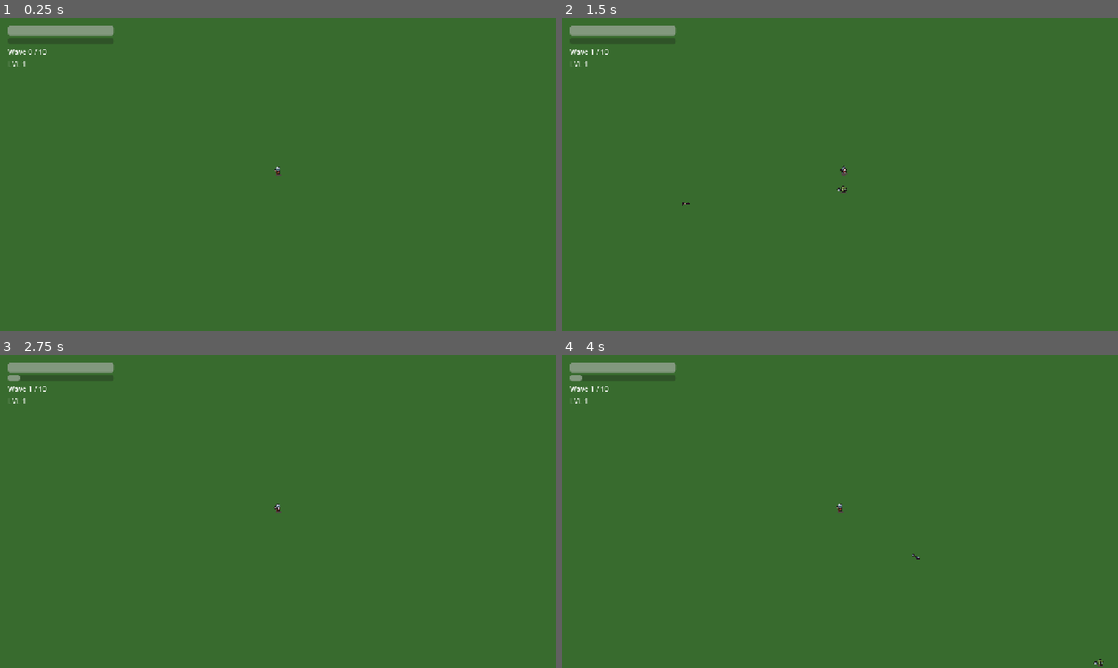
Above: before the commit, frames 1-4 (two rows, left to right).
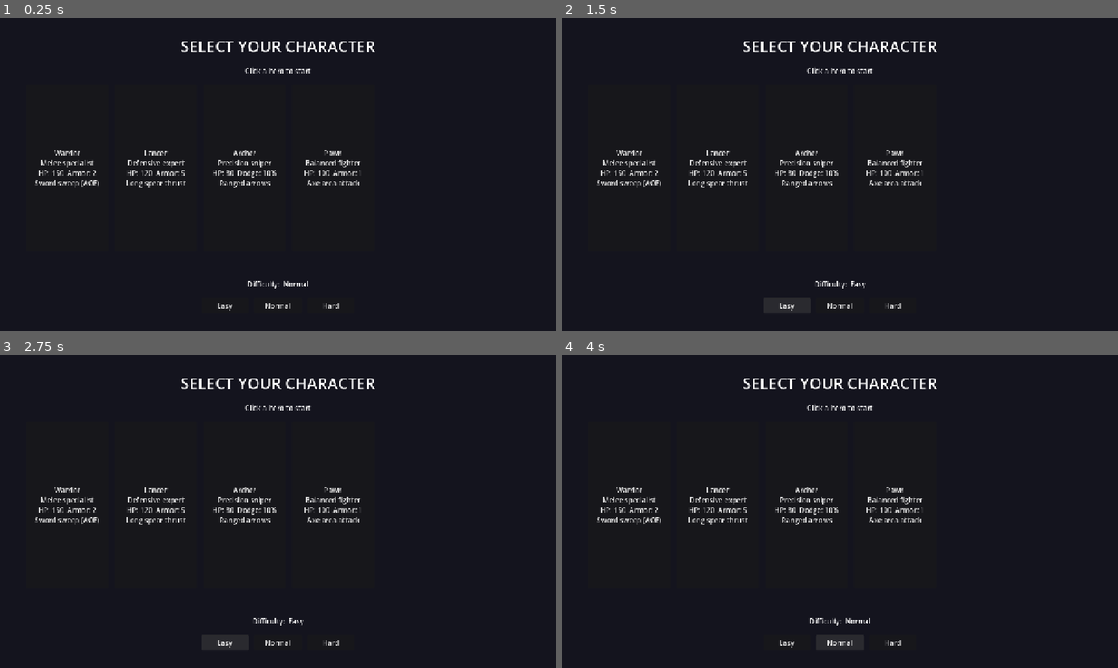
Above: after the commit, the same moments.

Repository: Patterickk/Broootatoo
Game: Godot game, scene res://scenes/character_select.tscn
The game is run twice, just before and just after one commit, with the same random seed, the same clock (stepped at 60 frames per second) and the same inputs. Before the commit the project starts from res://scenes/game.tscn.
Inputs (mouse positions are in pixels of both pictures, inside the frame that each line leads up to):
- Up to frame 1 (0.25 s): no input
- Up to frame 2 (1.5 s): click (895, 305) at 0.5 s, where only the run after the commit has a clickable "Hard"; click (784, 305) at 1.25 s, where only the run after the commit has a clickable "Easy"
- Up to frame 3 (2.75 s): click (222, 642) at 2 s, where only the run after the commit has a clickable "Easy"
- Up to frame 4 (4 s): click (840, 642) at 2.75 s, where only the run after the commit has a clickable "Normal"; click (840, 642) at 3.5 s, where only the run after the commit has a clickable "Normal"

The runs differ from the first frame. In frame 1, 100% of the frame differs, in the area x 0-100%, y 0-100%; in frame 2, 100%; in frame 3, 100%; in frame 4, 100%.

Commit message:
Fix shop/enemy bugs and add 4-character selection screen - Fix shop buttons unresponsive while paused (process_mode = ALWAYS) - Fix enemies never damaging player (attack_range 42→55, was below collision radius) - Add character_select.tscn as main scene with difficulty picker - Add Warrior/Lancer/Pawn characters extending Player with unique stats+weapons - Add MeleeWeapon (AOE radius attack) for melee characters - Refactor Player._ready() so subclass stats are not overwritten by parent - Game.gd now spawns player dynamically based on GameManager.selected_character - On game over/win, return to character select instead of reloading game

Diff:
--- a/project.godot
+++ b/project.godot
@@ -11,7 +11,7 @@
 [application]
 
 config/name="Broootatoo"
-run/main_scene="res://scenes/game.tscn"
+run/main_scene="res://scenes/character_select.tscn"
 config/features=PackedStringArray("4.6", "GL Compatibility")
 config/icon="res://icon.svg"
 
--- /dev/null
+++ b/scenes/character_select.tscn
@@ -0,0 +1,52 @@
+[gd_scene format=3]
+
+[ext_resource type="Script" path="res://src/ui/CharacterSelect.gd" id="1_cs"]
+
+[node name="CharacterSelect" type="Control"]
+anchor_right = 1.0
+anchor_bottom = 1.0
+script = ExtResource("1_cs")
+
+[node name="BG" type="ColorRect" parent="."]
+anchor_right = 1.0
+anchor_bottom = 1.0
+color = Color(0.08, 0.08, 0.12, 1)
+
+[node name="VBox" type="VBoxContainer" parent="BG"]
+anchor_right = 1.0
+anchor_bottom = 1.0
+offset_left = 60.0
+offset_top = 40.0
+offset_right = -60.0
+offset_bottom = -40.0
+theme_override_constants/separation = 20
+
+[node name="Title" type="Label" parent="BG/VBox"]
+layout_mode = 2
+horizontal_alignment = 1
+text = "SELECT YOUR CHARACTER"
+theme_override_font_sizes/font_size = 36
+
+[node name="Hint" type="Label" parent="BG/VBox"]
+layout_mode = 2
+horizontal_alignment = 1
+text = "Click a hero to start"
+
+[node name="CharButtons" type="HBoxContainer" parent="BG/VBox"]
+layout_mode = 2
+size_flags_vertical = 3
+theme_override_constants/separation = 14
+
+[node name="Gap" type="Control" parent="BG/VBox"]
+layout_mode = 2
+custom_minimum_size = Vector2(0, 24)
+
+[node name="DiffLabel" type="Label" parent="BG/VBox"]
+layout_mode = 2
+horizontal_alignment = 1
+text = "Difficulty:  Normal"
+
+[node name="DiffButtons" type="HBoxContainer" parent="BG/VBox"]
+layout_mode = 2
+alignment = 1
+theme_override_constants/separation = 12
--- /dev/null
+++ b/scenes/entities/lancer.tscn
@@ -0,0 +1,128 @@
+[gd_scene format=3]
+
+[ext_resource type="Script" path="res://src/entities/characters/Lancer.gd" id="1_lancer"]
+[ext_resource type="Script" path="res://src/weapons/MeleeWeapon.gd" id="2_weapon"]
+[ext_resource type="Texture2D" uid="uid://cohpk48ue0b60" path="res://assets/Characters(100x100)/Soldier/Soldier with shadows/Soldier-Idle.png" id="3_sidle"]
+[ext_resource type="Texture2D" uid="uid://cnftksotueg02" path="res://assets/Characters(100x100)/Soldier/Soldier with shadows/Soldier-Walk.png" id="4_swalk"]
+
+[sub_resource type="AtlasTexture" id="AT_li0"]
+atlas = ExtResource("3_sidle")
+region = Rect2(0, 0, 100, 100)
+
+[sub_resource type="AtlasTexture" id="AT_li1"]
+atlas = ExtResource("3_sidle")
+region = Rect2(100, 0, 100, 100)
+
+[sub_resource type="AtlasTexture" id="AT_li2"]
+atlas = ExtResource("3_sidle")
+region = Rect2(200, 0, 100, 100)
+
+[sub_resource type="AtlasTexture" id="AT_li3"]
+atlas = ExtResource("3_sidle")
+region = Rect2(300, 0, 100, 100)
+
+[sub_resource type="AtlasTexture" id="AT_li4"]
+atlas = ExtResource("3_sidle")
+region = Rect2(400, 0, 100, 100)
+
+[sub_resource type="AtlasTexture" id="AT_li5"]
+atlas = ExtResource("3_sidle")
+region = Rect2(500, 0, 100, 100)
+
+[sub_resource type="AtlasTexture" id="AT_lw0"]
+atlas = ExtResource("4_swalk")
+region = Rect2(0, 0, 100, 100)
+
+[sub_resource type="AtlasTexture" id="AT_lw1"]
+atlas = ExtResource("4_swalk")
+region = Rect2(100, 0, 100, 100)
+
+[sub_resource type="AtlasTexture" id="AT_lw2"]
+atlas = ExtResource("4_swalk")
+region = Rect2(200, 0, 100, 100)
+
+[sub_resource type="AtlasTexture" id="AT_lw3"]
+atlas = ExtResource("4_swalk")
+region = Rect2(300, 0, 100, 100)
+
+[sub_resource type="AtlasTexture" id="AT_lw4"]
+atlas = ExtResource("4_swalk")
+region = Rect2(400, 0, 100, 100)
+
+[sub_resource type="AtlasTexture" id="AT_lw5"]
+atlas = ExtResource("4_swalk")
+region = Rect2(500, 0, 100, 100)
+
+[sub_resource type="SpriteFrames" id="SF_lancer"]
+animations = [{
+"frames": [{
+"duration": 1.0,
+"texture": SubResource("AT_li0")
+}, {
+"duration": 1.0,
+"texture": SubResource("AT_li1")
+}, {
+"duration": 1.0,
+"texture": SubResource("AT_li2")
+}, {
+"duration": 1.0,
+"texture": SubResource("AT_li3")
+}, {
+"duration": 1.0,
+"texture": SubResource("AT_li4")
+}, {
+"duration": 1.0,
+"texture": SubResource("AT_li5")
+}],
+"loop": true,
+"name": &"idle",
+"speed": 8.0
+}, {
+"frames": [{
+"duration": 1.0,
+"texture": SubResource("AT_lw0")
+}, {
+"duration": 1.0,
+"texture": SubResource("AT_lw1")
+}, {
+"duration": 1.0,
+"texture": SubResource("AT_lw2")
+}, {
+"duration": 1.0,
+"texture": SubResource("AT_lw3")
+}, {
+"duration": 1.0,
+"texture": SubResource("AT_lw4")
+}, {
+"duration": 1.0,
+"texture": SubResource("AT_lw5")
+}],
+"loop": true,
+"name": &"walk",
+"speed": 10.0
+}]
+
+[sub_resource type="CircleShape2D" id="CS_lancer"]
+radius = 22.0
+
+[node name="Player" type="CharacterBody2D"]
+script = ExtResource("1_lancer")
+
+[node name="AnimatedSprite2D" type="AnimatedSprite2D" parent="."]
+modulate = Color(0.6, 0.8, 1, 1)
+position = Vector2(0, -7)
+sprite_frames = SubResource("SF_lancer")
+autoplay = "idle"
+
+[node name="CollisionShape2D" type="CollisionShape2D" parent="."]
+shape = SubResource("CS_lancer")
+
+[node name="MeleeWeapon" type="Node2D" parent="."]
+script = ExtResource("2_weapon")
+damage = 20
+fire_rate = 0.7
+attack_radius = 70.0
+
+[node name="Camera2D" type="Camera2D" parent="."]
+position_smoothing_enabled = true
+position_smoothing_speed = 8.0
--- /dev/null
+++ b/scenes/entities/pawn.tscn
@@ -0,0 +1,128 @@
+[gd_scene format=3]
+
+[ext_resource type="Script" path="res://src/entities/characters/Pawn.gd" id="1_pawn"]
+[ext_resource type="Script" path="res://src/weapons/MeleeWeapon.gd" id="2_weapon"]
+[ext_resource type="Texture2D" uid="uid://cohpk48ue0b60" path="res://assets/Characters(100x100)/Soldier/Soldier with shadows/Soldier-Idle.png" id="3_sidle"]
+[ext_resource type="Texture2D" uid="uid://cnftksotueg02" path="res://assets/Characters(100x100)/Soldier/Soldier with shadows/Soldier-Walk.png" id="4_swalk"]
+
+[sub_resource type="AtlasTexture" id="AT_pi0"]
+atlas = ExtResource("3_sidle")
+region = Rect2(0, 0, 100, 100)
+
+[sub_resource type="AtlasTexture" id="AT_pi1"]
+atlas = ExtResource("3_sidle")
+region = Rect2(100, 0, 100, 100)
+
+[sub_resource type="AtlasTexture" id="AT_pi2"]
+atlas = ExtResource("3_sidle")
+region = Rect2(200, 0, 100, 100)
+
+[sub_resource type="AtlasTexture" id="AT_pi3"]
+atlas = ExtResource("3_sidle")
+region = Rect2(300, 0, 100, 100)
+
+[sub_resource type="AtlasTexture" id="AT_pi4"]
+atlas = ExtResource("3_sidle")
+region = Rect2(400, 0, 100, 100)
+
+[sub_resource type="AtlasTexture" id="AT_pi5"]
+atlas = ExtResource("3_sidle")
+region = Rect2(500, 0, 100, 100)
+
+[sub_resource type="AtlasTexture" id="AT_pw0"]
+atlas = ExtResource("4_swalk")
+region = Rect2(0, 0, 100, 100)
+
+[sub_resource type="AtlasTexture" id="AT_pw1"]
+atlas = ExtResource("4_swalk")
+region = Rect2(100, 0, 100, 100)
+
+[sub_resource type="AtlasTexture" id="AT_pw2"]
+atlas = ExtResource("4_swalk")
+region = Rect2(200, 0, 100, 100)
+
+[sub_resource type="AtlasTexture" id="AT_pw3"]
+atlas = ExtResource("4_swalk")
+region = Rect2(300, 0, 100, 100)
+
+[sub_resource type="AtlasTexture" id="AT_pw4"]
+atlas = ExtResource("4_swalk")
+region = Rect2(400, 0, 100, 100)
+
+[sub_resource type="AtlasTexture" id="AT_pw5"]
+atlas = ExtResource("4_swalk")
+region = Rect2(500, 0, 100, 100)
+
+[sub_resource type="SpriteFrames" id="SF_pawn"]
+animations = [{
+"frames": [{
+"duration": 1.0,
+"texture": SubResource("AT_pi0")
+}, {
+"duration": 1.0,
+"texture": SubResource("AT_pi1")
+}, {
+"duration": 1.0,
+"texture": SubResource("AT_pi2")
+}, {
+"duration": 1.0,
+"texture": SubResource("AT_pi3")
+}, {
+"duration": 1.0,
+"texture": SubResource("AT_pi4")
+}, {
+"duration": 1.0,
+"texture": SubResource("AT_pi5")
+}],
+"loop": true,
+"name": &"idle",
+"speed": 8.0
+}, {
+"frames": [{
+"duration": 1.0,
+"texture": SubResource("AT_pw0")
+}, {
+"duration": 1.0,
+"texture": SubResource("AT_pw1")
+}, {
+"duration": 1.0,
+"texture": SubResource("AT_pw2")
+}, {
+"duration": 1.0,
+"texture": SubResource("AT_pw3")
+}, {
+"duration": 1.0,
+"texture": SubResource("AT_pw4")
+}, {
+"duration": 1.0,
+"texture": SubResource("AT_pw5")
+}],
+"loop": true,
+"name": &"walk",
+"speed": 10.0
+}]
+
+[sub_resource type="CircleShape2D" id="CS_pawn"]
+radius = 22.0
+
+[node name="Player" type="CharacterBody2D"]
+script = ExtResource("1_pawn")
+
+[node name="AnimatedSprite2D" type="AnimatedSprite2D" parent="."]
+modulate = Color(0.9, 0.8, 0.5, 1)
+position = Vector2(0, -7)
+sprite_frames = SubResource("SF_pawn")
+autoplay = "idle"
+
+[node name="CollisionShape2D" type="CollisionShape2D" parent="."]
+shape = SubResource("CS_pawn")
+
+[node name="MeleeWeapon" type="Node2D" parent="."]
+script = ExtResource("2_weapon")
+damage = 20
+fire_rate = 1.0
+attack_radius = 60.0
+
+[node name="Camera2D" type="Camera2D" parent="."]
+position_smoothing_enabled = true
+position_smoothing_speed = 8.0
--- a/scenes/entities/player.tscn
+++ b/scenes/entities/player.tscn
@@ -1,6 +1,6 @@
 [gd_scene format=3]
 
-[ext_resource type="Script" path="res://src/entities/Player.gd" id="1_player"]
+[ext_resource type="Script" path="res://src/entities/characters/Archer.gd" id="1_player"]
 [ext_resource type="Script" path="res://src/weapons/ArrowWeapon.gd" id="2_weapon"]
 [ext_resource type="PackedScene" path="res://scenes/projectiles/arrow.tscn" id="3_arrow"]
 [ext_resource type="Texture2D" uid="uid://cohpk48ue0b60" path="res://assets/Characters(100x100)/Soldier/Soldier with shadows/Soldier-Idle.png" id="4_sidle"]
--- /dev/null
+++ b/scenes/entities/warrior.tscn
@@ -0,0 +1,128 @@
+[gd_scene format=3]
+
+[ext_resource type="Script" path="res://src/entities/characters/Warrior.gd" id="1_warrior"]
+[ext_resource type="Script" path="res://src/weapons/MeleeWeapon.gd" id="2_weapon"]
+[ext_resource type="Texture2D" uid="uid://cohpk48ue0b60" path="res://assets/Characters(100x100)/Soldier/Soldier with shadows/Soldier-Idle.png" id="3_sidle"]
+[ext_resource type="Texture2D" uid="uid://cnftksotueg02" path="res://assets/Characters(100x100)/Soldier/Soldier with shadows/Soldier-Walk.png" id="4_swalk"]
+
+[sub_resource type="AtlasTexture" id="AT_wi0"]
+atlas = ExtResource("3_sidle")
+region = Rect2(0, 0, 100, 100)
+
+[sub_resource type="AtlasTexture" id="AT_wi1"]
+atlas = ExtResource("3_sidle")
+region = Rect2(100, 0, 100, 100)
+
+[sub_resource type="AtlasTexture" id="AT_wi2"]
+atlas = ExtResource("3_sidle")
+region = Rect2(200, 0, 100, 100)
+
+[sub_resource type="AtlasTexture" id="AT_wi3"]
+atlas = ExtResource("3_sidle")
+region = Rect2(300, 0, 100, 100)
+
+[sub_resource type="AtlasTexture" id="AT_wi4"]
+atlas = ExtResource("3_sidle")
+region = Rect2(400, 0, 100, 100)
+
+[sub_resource type="AtlasTexture" id="AT_wi5"]
+atlas = ExtResource("3_sidle")
+region = Rect2(500, 0, 100, 100)
+
+[sub_resource type="AtlasTexture" id="AT_ww0"]
+atlas = ExtResource("4_swalk")
+region = Rect2(0, 0, 100, 100)
+
+[sub_resource type="AtlasTexture" id="AT_ww1"]
+atlas = ExtResource("4_swalk")
+region = Rect2(100, 0, 100, 100)
+
+[sub_resource type="AtlasTexture" id="AT_ww2"]
+atlas = ExtResource("4_swalk")
+region = Rect2(200, 0, 100, 100)
+
+[sub_resource type="AtlasTexture" id="AT_ww3"]
+atlas = ExtResource("4_swalk")
+region = Rect2(300, 0, 100, 100)
+
+[sub_resource type="AtlasTexture" id="AT_ww4"]
+atlas = ExtResource("4_swalk")
+region = Rect2(400, 0, 100, 100)
+
+[sub_resource type="AtlasTexture" id="AT_ww5"]
+atlas = ExtResource("4_swalk")
+region = Rect2(500, 0, 100, 100)
+
+[sub_resource type="SpriteFrames" id="SF_warrior"]
+animations = [{
+"frames": [{
+"duration": 1.0,
+"texture": SubResource("AT_wi0")
+}, {
+"duration": 1.0,
+"texture": SubResource("AT_wi1")
+}, {
+"duration": 1.0,
+"texture": SubResource("AT_wi2")
+}, {
+"duration": 1.0,
+"texture": SubResource("AT_wi3")
+}, {
+"duration": 1.0,
+"texture": SubResource("AT_wi4")
+}, {
+"duration": 1.0,
+"texture": SubResource("AT_wi5")
+}],
+"loop": true,
+"name": &"idle",
+"speed": 8.0
+}, {
+"frames": [{
+"duration": 1.0,
+"texture": SubResource("AT_ww0")
+}, {
+"duration": 1.0,
+"texture": SubResource("AT_ww1")
+}, {
+"duration": 1.0,
+"texture": SubResource("AT_ww2")
+}, {
+"duration": 1.0,
+"texture": SubResource("AT_ww3")
+}, {
+"duration": 1.0,
+"texture": SubResource("AT_ww4")
+}, {
+"duration": 1.0,
+"texture": SubResource("AT_ww5")
+}],
+"loop": true,
+"name": &"walk",
+"speed": 10.0
+}]
+
+[sub_resource type="CircleShape2D" id="CS_warrior"]
+radius = 22.0
+
+[node name="Player" type="CharacterBody2D"]
+script = ExtResource("1_warrior")
+
+[node name="AnimatedSprite2D" type="AnimatedSprite2D" parent="."]
+modulate = Color(1, 0.6, 0.6, 1)
+position = Vector2(0, -7)
+sprite_frames = SubResource("SF_warrior")
+autoplay = "idle"
+
+[node name="CollisionShape2D" type="CollisionShape2D" parent="."]
+shape = SubResource("CS_warrior")
+
+[node name="MeleeWeapon" type="Node2D" parent="."]
+script = ExtResource("2_weapon")
+damage = 25
+fire_rate = 0.8
+attack_radius = 55.0
+
+[node name="Camera2D" type="Camera2D" parent="."]
+position_smoothing_enabled = true
+position_smoothing_speed = 8.0
--- a/scenes/game.tscn
+++ b/scenes/game.tscn
@@ -2,7 +2,6 @@
 
 [ext_resource type="Script" uid="uid://cnewistbtunms" path="res://src/Game.gd" id="1_game"]
 [ext_resource type="Script" uid="uid://dglqlha37yvgu" path="res://src/systems/WaveManager.gd" id="2_wave"]
-[ext_resource type="PackedScene" path="res://scenes/entities/player.tscn" id="3_player"]
 [ext_resource type="PackedScene" path="res://scenes/entities/orc_basic.tscn" id="4_orc"]
 [ext_resource type="PackedScene" path="res://scenes/entities/orc_fast.tscn" id="5_fast"]
 [ext_resource type="PackedScene" path="res://scenes/ui/hud.tscn" id="6_hud"]
@@ -27,8 +26,6 @@
 offset_bottom = 680.0
 color = Color(0.22, 0.42, 0.18, 1)
 
-[node name="Player" parent="." unique_id=737281532 instance=ExtResource("3_player")]
-
 [node name="WaveManager" type="Node" parent="." unique_id=274437288]
 script = ExtResource("2_wave")
 orc_basic_scene = ExtResource("4_orc")
--- a/src/Game.gd
+++ b/src/Game.gd
@@ -3,9 +3,11 @@
 @onready var wave_manager: WaveManager = $WaveManager
 @onready var hud: HUD = $HUD
 @onready var shop_ui: ShopUI = $ShopUI
-@onready var player: Player = $Player
+
+var player: Player = null
 
 func _ready() -> void:
+	_spawn_player()
 	wave_manager.wave_started.connect(_on_wave_started)
 	wave_manager.wave_completed.connect(_on_wave_completed)
 	wave_manager.all_waves_completed.connect(_on_all_waves_completed)
@@ -13,16 +15,22 @@
 	GameManager.game_over.connect(_on_game_over)
 	GameManager.game_won.connect(_on_game_won)
 	GameManager.start_game()
-	# Brief delay before wave 1 so the player can orient
 	await get_tree().create_timer(1.0).timeout
 	wave_manager.start_next_wave()
+
+func _spawn_player() -> void:
+	var scene: PackedScene = GameManager.get_character_scene()
+	player = scene.instantiate() as Player
+	add_child(player)
+	player.global_position = Vector2.ZERO
 
 func _on_wave_started(wave_number: int) -> void:
 	hud.set_wave(wave_number, WaveManager.MAX_WAVES)
 
 func _on_wave_completed(_wave_number: int) -> void:
 	await get_tree().create_timer(1.2).timeout
-	shop_ui.show_shop(player)
+	if is_instance_valid(player):
+		shop_ui.show_shop(player)
 
 func _on_upgrade_chosen(_stat: String, _amount: float) -> void:
 	wave_manager.start_next_wave()
@@ -32,9 +40,8 @@
 
 func _on_game_over() -> void:
 	await get_tree().create_timer(1.5).timeout
-	get_tree().reload_current_scene()
+	get_tree().change_scene_to_file("res://scenes/character_select.tscn")
 
 func _on_game_won() -> void:
-	# TODO: show victory screen
 	await get_tree().create_timer(2.0).timeout
-	get_tree().reload_current_scene()
+	get_tree().change_scene_to_file("res://scenes/character_select.tscn")
--- a/src/entities/Player.gd
+++ b/src/entities/Player.gd
@@ -16,10 +16,6 @@
 @onready var _sprite: AnimatedSprite2D = $AnimatedSprite2D
 
 func _ready() -> void:
-	max_health = 100
-	speed = 150.0
-	armor = 0
-	dodge_chance = 0.0
 	super._ready()
 	add_to_group("players")
 
--- /dev/null
+++ b/src/entities/characters/Archer.gd
@@ -0,0 +1,9 @@
+class_name Archer
+extends Player
+
+func _ready() -> void:
+	max_health = 80
+	speed = 160.0
+	armor = 0
+	dodge_chance = 0.1
+	super._ready()
--- /dev/null
+++ b/src/entities/characters/Lancer.gd
@@ -0,0 +1,9 @@
+class_name Lancer
+extends Player
+
+func _ready() -> void:
+	max_health = 120
+	speed = 110.0
+	armor = 5
+	dodge_chance = 0.0
+	super._ready()
--- /dev/null
+++ b/src/entities/characters/Pawn.gd
@@ -0,0 +1,9 @@
+class_name Pawn
+extends Player
+
+func _ready() -> void:
+	max_health = 100
+	speed = 140.0
+	armor = 1
+	dodge_chance = 0.05
+	super._ready()
--- /dev/null
+++ b/src/entities/characters/Warrior.gd
@@ -0,0 +1,9 @@
+class_name Warrior
+extends Player
+
+func _ready() -> void:
+	max_health = 150
+	speed = 120.0
+	armor = 2
+	dodge_chance = 0.0
+	super._ready()
--- a/src/entities/enemies/Enemy.gd
+++ b/src/entities/enemies/Enemy.gd
@@ -5,7 +5,7 @@
 
 @export var xp_value: int = 10
 @export var damage: int = 10
-@export var attack_range: float = 42.0
+@export var attack_range: float = 55.0
 @export var attack_cooldown: float = 1.0
 
 var _attack_timer: float = 0.0
--- a/src/systems/GameManager.gd
+++ b/src/systems/GameManager.gd
@@ -7,23 +7,31 @@
 signal difficulty_changed(mode: Difficulty)
 
 var difficulty: Difficulty = Difficulty.NORMAL
+var selected_character: String = "archer"
 var is_game_active: bool = false
 var elapsed_time: float = 0.0
 
+const CHARACTER_SCENES: Dictionary = {
+	"archer":  "res://scenes/entities/player.tscn",
+	"warrior": "res://scenes/entities/warrior.tscn",
+	"lancer":  "res://scenes/entities/lancer.tscn",
+	"pawn":    "res://scenes/entities/pawn.tscn",
+}
+
 const _HEALTH_MULT: Dictionary = {
-	Difficulty.EASY: 0.65,
+	Difficulty.EASY:   0.65,
 	Difficulty.NORMAL: 1.0,
-	Difficulty.HARD: 1.5,
+	Difficulty.HARD:   1.5,
 }
 const _DAMAGE_MULT: Dictionary = {
-	Difficulty.EASY: 0.65,
+	Difficulty.EASY:   0.65,
 	Difficulty.NORMAL: 1.0,
-	Difficulty.HARD: 1.4,
+	Difficulty.HARD:   1.4,
 }
 const _SPAWN_MULT: Dictionary = {
-	Difficulty.EASY: 0.6,
+	Difficulty.EASY:   0.6,
 	Difficulty.NORMAL: 1.0,
-	Difficulty.HARD: 1.6,
+	Difficulty.HARD:   1.6,
 }
 
 func set_difficulty(mode: Difficulty) -> void:
@@ -39,6 +47,10 @@
 func get_spawn_multiplier() -> float:
 	return _SPAWN_MULT[difficulty]
 
+func get_character_scene() -> PackedScene:
+	var path: String = CHARACTER_SCENES.get(selected_character, CHARACTER_SCENES["archer"])
+	return load(path) as PackedScene
+
 func start_game() -> void:
 	is_game_active = true
 	elapsed_time = 0.0
--- /dev/null
+++ b/src/ui/CharacterSelect.gd
@@ -0,0 +1,67 @@
+extends Control
+
+const CHARACTERS: Array[Dictionary] = [
+	{
+		"id": "warrior",
+		"name": "Warrior",
+		"desc": "Melee specialist\nHP: 150  Armor: 2\nSword sweep (AOE)"
+	},
+	{
+		"id": "lancer",
+		"name": "Lancer",
+		"desc": "Defensive expert\nHP: 120  Armor: 5\nLong spear thrust"
+	},
+	{
+		"id": "archer",
+		"name": "Archer",
+		"desc": "Precision sniper\nHP: 80  Dodge: 10%\nRanged arrows"
+	},
+	{
+		"id": "pawn",
+		"name": "Pawn",
+		"desc": "Balanced fighter\nHP: 100  Armor: 1\nAxe area attack"
+	},
+]
+
+@onready var char_buttons: HBoxContainer = $BG/VBox/CharButtons
+@onready var diff_label: Label = $BG/VBox/DiffLabel
+@onready var diff_row: HBoxContainer = $BG/VBox/DiffButtons
+
+func _ready() -> void:
+	_build_char_buttons()
+	_build_diff_buttons()
+	_refresh_diff_label()
+
+func _build_char_buttons() -> void:
+	for data: Dictionary in CHARACTERS:
+		var btn := Button.new()
+		btn.text = data["name"] + "\n\n" + data["desc"]
+		btn.custom_minimum_size = Vector2(190, 160)
+		btn.autowrap_mode = TextServer.AUTOWRAP_WORD_SMART
+		btn.pressed.connect(func() -> void: _start(data["id"]))
+		char_buttons.add_child(btn)
+
+func _build_diff_buttons() -> void:
+	var entries: Array = [
+		{"label": "Easy",   "mode": GameManager.Difficulty.EASY},
+		{"label": "Normal", "mode": GameManager.Difficulty.NORMAL},
+		{"label": "Hard",   "mode": GameManager.Difficulty.HARD},
+	]
+	for entry: Dictionary in entries:
+		var btn := Button.new()
+		btn.text = entry["label"]
+		btn.custom_minimum_size = Vector2(110, 36)
+		btn.pressed.connect(func() -> void: _set_diff(entry["mode"]))
+		diff_row.add_child(btn)
+
+func _set_diff(mode: GameManager.Difficulty) -> void:
+	GameManager.set_difficulty(mode)
+	_refresh_diff_label()
+
+func _refresh_diff_label() -> void:
+	var names: Array[String] = ["Easy", "Normal", "Hard"]
+	diff_label.text = "Difficulty:  " + names[GameManager.difficulty]
+
+func _start(char_id: String) -> void:
+	GameManager.selected_character = char_id
+	get_tree().change_scene_to_file("res://scenes/game.tscn")
--- a/src/ui/ShopUI.gd
+++ b/src/ui/ShopUI.gd
@@ -18,6 +18,7 @@
 var _player: Player = null
 
 func _ready() -> void:
+	process_mode = Node.PROCESS_MODE_ALWAYS
 	hide()
 
 func show_shop(player: Player) -> void:
--- /dev/null
+++ b/src/weapons/MeleeWeapon.gd
@@ -0,0 +1,11 @@
+class_name MeleeWeapon
+extends Weapon
+
+@export var attack_radius: float = 55.0
+
+func fire(_target: Node2D) -> void:
+	for enemy: Node in get_tree().get_nodes_in_group("enemies"):
+		if enemy is Node2D:
+			var dist: float = global_position.distance_to((enemy as Node2D).global_position)
+			if dist <= attack_radius and enemy.has_method("take_damage"):
+				enemy.take_damage(damage)
Not shown, added: src/entities/characters/Archer.gd.uid
Not shown, added: src/entities/characters/Lancer.gd.uid
Not shown, added: src/entities/characters/Pawn.gd.uid
Not shown, added: src/entities/characters/Warrior.gd.uid
